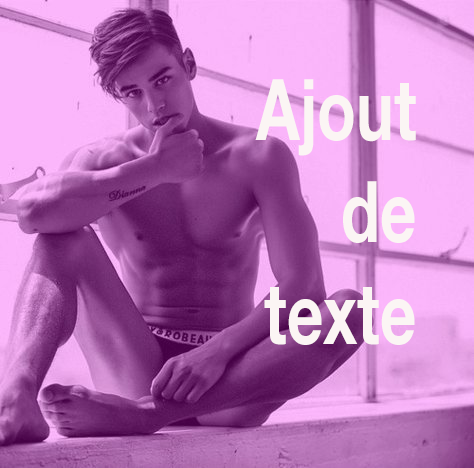
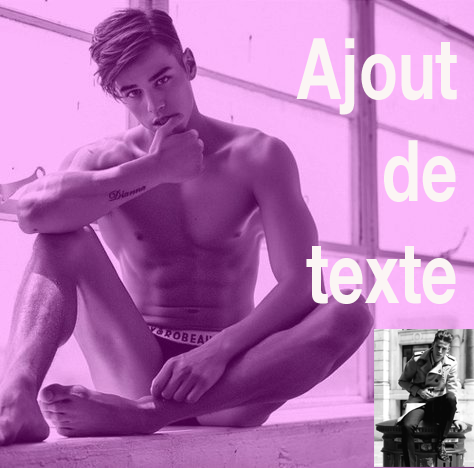
The second w=474, h=468 image is a revision of the first. Changes to its layers:
added layer "Calque 2" above "Ajout de texte" over [374, 329, 474, 467]
painted on "Ajout de texte" over [255, 38, 457, 345]
